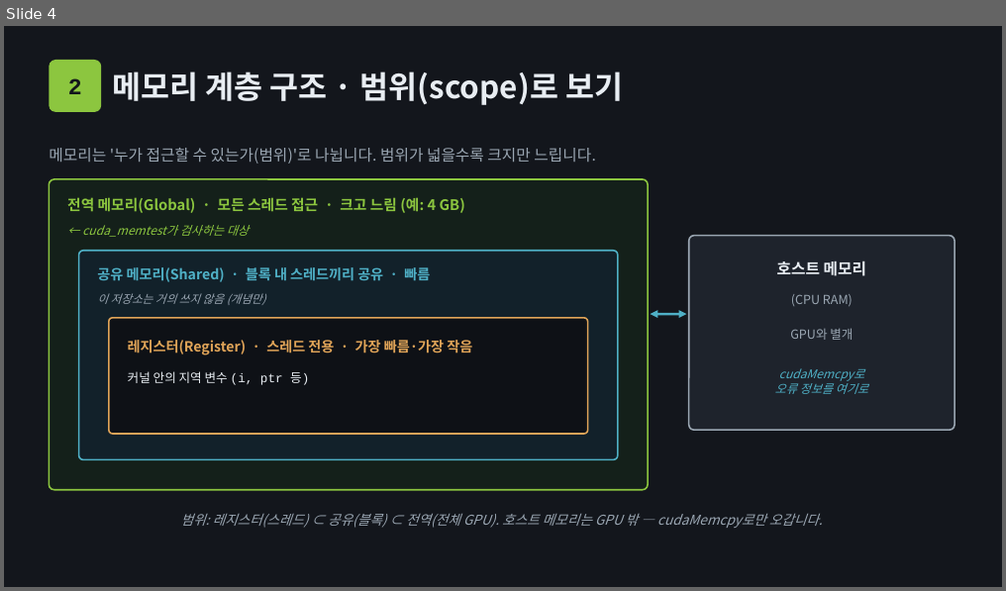
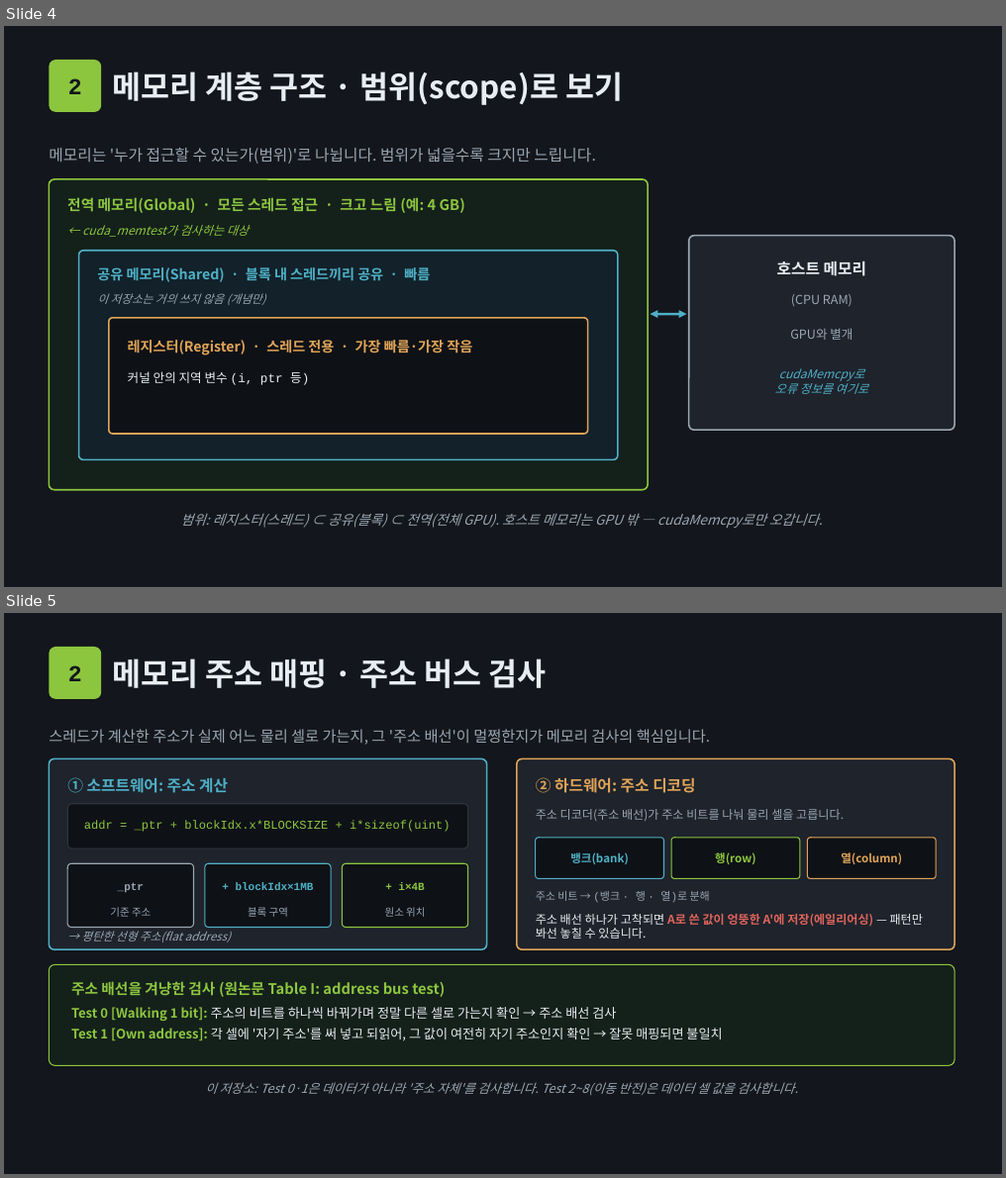
Before and after one commit to chorus96/cuda_memtest, a slide deck: seminar/slides/세션2_메모리모델과_데이터이동.pptx. Shown one above the other, each under a label of ours: slide 4 before the commit, slides 4 and 5 after it. The pictures are 1006x591 and 1006x1178 pixels, drawn with LibreOffice and Linux fonts; fonts in the diff are those of the drawing. Boxes give left, top, right and bottom in pixels: in the first picture for what was removed or moved away, otherwise in the second. Text is boxed around its words. In the diff, an @@ line names an element or a change of style, - is before the commit and + after.

```diff
--- a/seminar/slides/세션2_메모리모델과_데이터이동.pptx
+++ b/seminar/slides/세션2_메모리모델과_데이터이동.pptx
@@ slide 5 added at [4, 613, 1002, 1174], background #13161C @@
@@ rounded rectangle added at [49, 647, 101, 699], fill #8CC63F, 22 pt, text #13161C, bold @@
+2
@@ text added at [113, 659, 547, 688], 30 pt, text #E8EDF2, bold @@
+메모리 주소 매핑 · 주소 버스 검사
@@ text added at [49, 729, 710, 745], 14.5 pt, text #9AA6B2 @@
+스레드가 계산한 주소가 실제 어느 물리 셀로 가는지, 그 '주소 배선'이 멀쩡한지가 메모리 검사의 핵심입니다.
@@ rounded rectangle added at [49, 759, 487, 950], fill #1E232C, outline #4FB0C6 1.5 pt @@
@@ rounded rectangle added at [517, 759, 954, 950], fill #1E232C, outline #E0A458 1.5 pt @@
@@ text added at [67, 777, 228, 793], 15 pt, text #4FB0C6, bold @@
+① 소프트웨어: 주소 계산
@@ text added at [536, 777, 695, 793], 15 pt, text #E0A458, bold @@
+② 하드웨어: 주소 디코딩
@@ rounded rectangle added at [67, 804, 468, 849], fill #0E1116, outline #2C3440 1 pt @@
@@ text added at [84, 820, 450, 832], 11.5 pt, text #8CC63F @@
+addr = _ptr + blockIdx.x*BLOCKSIZE + i*sizeof(uint)
@@ text added at [536, 809, 844, 821], 11.5 pt, text #9AA6B2 @@
+주소 디코더(주소 배선)가 주소 비트를 나눠 물리 셀을 고릅니다.
@@ rounded rectangle added at [536, 838, 664, 878], fill #0E1116, outline #4FB0C6 1 pt @@
@@ rounded rectangle added at [672, 838, 801, 878], fill #0E1116, outline #8CC63F 1 pt @@
@@ rounded rectangle added at [807, 838, 936, 878], fill #0E1116, outline #E0A458 1 pt @@
@@ rounded rectangle added at [67, 863, 193, 928], fill #0E1116, outline #9AA6B2 1 pt @@
@@ rounded rectangle added at [205, 863, 331, 928], fill #0E1116, outline #4FB0C6 1 pt @@
@@ rounded rectangle added at [343, 863, 468, 928], fill #0E1116, outline #8CC63F 1 pt @@
@@ text added at [570, 853, 629, 864], 11 pt, text #4FB0C6, bold @@
+뱅크(bank)
@@ text added at [715, 853, 755, 864], 11 pt, text #8CC63F, bold @@
+행(row)
@@ text added at [841, 853, 902, 864], 11 pt, text #E0A458, bold @@
+열(column)
@@ text added at [110, 907, 151, 917], 10 pt, text #9AA6B2 @@
+기준 주소
@@ text added at [118, 882, 144, 893], 10.5 pt, text #9AA6B2, bold @@
+_ptr
@@ text added at [236, 882, 314, 890], 10.5 pt, text #4FB0C6, bold @@
++ blockIdx×1MB
@@ text added at [248, 907, 288, 917], 10 pt, text #9AA6B2 @@
+블록 구역
@@ text added at [385, 907, 425, 917], 10 pt, text #9AA6B2 @@
+원소 위치
@@ text added at [398, 882, 424, 890], 10.5 pt, text #8CC63F, bold @@
++ i×4B
@@ text added at [536, 891, 710, 902], 10.5 pt, text #9AA6B2 @@
+주소 비트 → (뱅크 · 행 · 열)로 분해
@@ text added at [81, 931, 231, 943], 11 pt, text #9AA6B2, italic @@
+→ 평탄한 선형 주소(flat address)
@@ text added at [536, 914, 923, 939], 11.5 pt, text #E8EDF2 @@
+주소 배선 하나가 고착되면 A로 쓴 값이 엉뚱한 A'에 저장(에일리어싱) — 패턴만 봐선 놓칠 수 있습니다.
@@ rounded rectangle added at [49, 964, 954, 1065], fill #14201A, outline #8CC63F 1 pt @@
@@ text added at [71, 981, 445, 997], 14 pt, text #8CC63F, bold @@
+주소 배선을 겨냥한 검사 (원논문 Table I: address bus test)
@@ text added at [71, 1007, 722, 1042], 12.5 pt, text #E8EDF2 @@
+Test 0 [Walking 1 bit]: 주소의 비트를 하나씩 바꿔가며 정말 다른 셀로 가는지 확인 → 주소 배선 검사
+Test 1 [Own address]: 각 셀에 '자기 주소'를 써 넣고 되읽어, 그 값이 여전히 자기 주소인지 확인 → 잘못 매핑되면 불일치
@@ text added at [205, 1082, 799, 1095], 12 pt, text #9AA6B2, italic @@
+이 저장소: Test 0·1은 데이터가 아니라 '주소 자체'를 검사합니다. Test 2~8(이동 반전)은 데이터 셀 값을 검사합니다.
```
Also in this commit, not shown: 2 other files.
